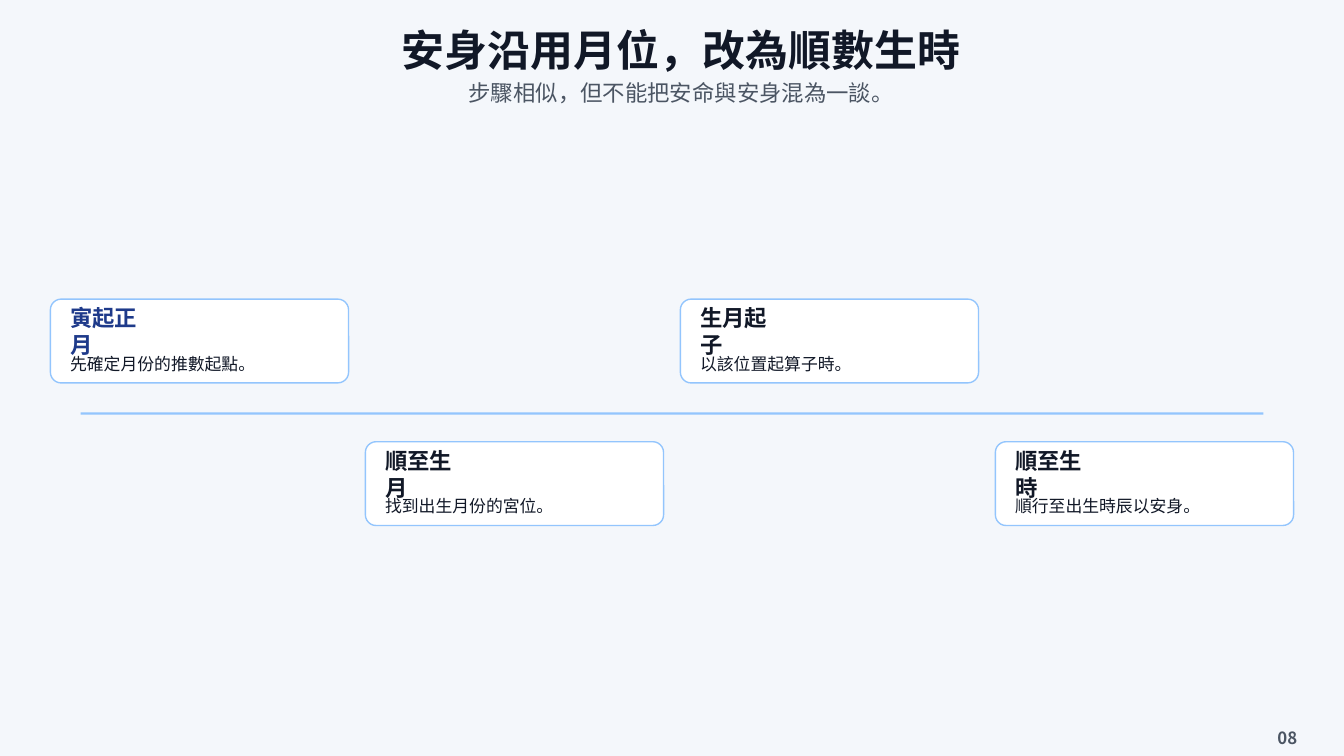
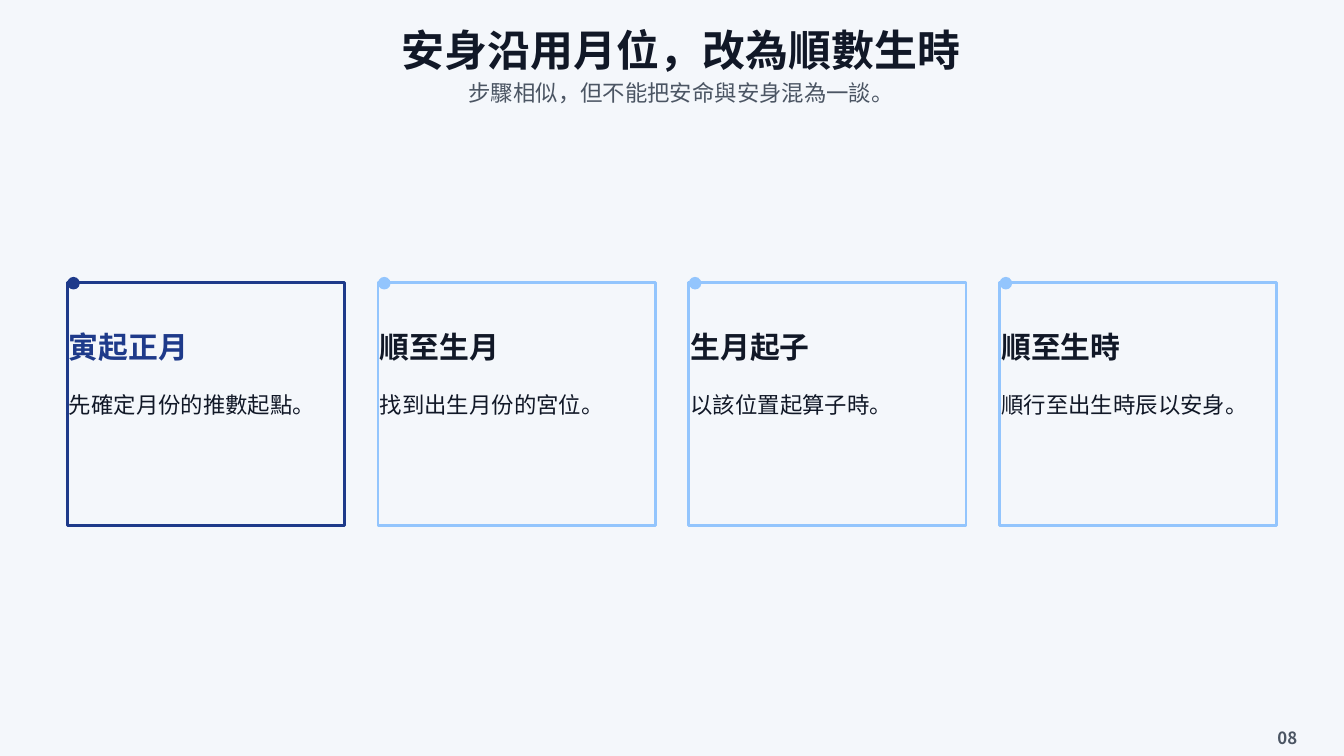
Before and after one commit to estrella123456789/S, a slide deck: slide 9 of exports/ziwei-reading.pptx. Drawn at 1344x756 pixels with LibreOffice and Linux fonts; fonts in the diff are those of the drawing; background and template pictures are left out. Boxes give left, top, right and bottom in pixels: in the first picture for what was removed or moved away, otherwise in the second. Text is boxed around its words. In the diff, an @@ line names an element or a change of style, - is before the commit and + after.

Commit message:
Adapt short slide content and repair responsive studio layout

```diff
--- a/exports/ziwei-reading.pptx
+++ b/exports/ziwei-reading.pptx
@@ rectangle added at (67, 282, 344, 526), outline #1E3A8A 1.5 pt @@
@@ ellipse added at (67, 277, 79, 289), fill #1E3A8A @@
@@ rectangle added at (378, 282, 655, 526), outline #93C5FD 1.5 pt @@
@@ ellipse added at (378, 277, 390, 289), fill #93C5FD @@
@@ rectangle added at (688, 282, 965, 526), outline #93C5FD 1.5 pt @@
@@ ellipse added at (688, 277, 700, 289), fill #93C5FD @@
@@ rectangle added at (1000, 282, 1277, 526), outline #93C5FD 1.5 pt @@
@@ ellipse added at (1000, 277, 1012, 289), fill #93C5FD @@
@@ rounded rectangle removed at (51, 300, 349, 383) @@
@@ text "寅起正月": place and size @@
-text "寅起正月" at (70, 307, 137, 359)
+text "寅起正月" at (69, 332, 188, 361)
@@ size 12 to 16 pt in 4 elements at (691, 332, 810, 361), (69, 332, 188, 361), (1001, 332, 1120, 361), (380, 332, 499, 361) @@
@@ text "順至生月": place and size @@
-text "順至生月" at (385, 450, 452, 501)
+text "順至生月" at (380, 332, 499, 361)
@@ rounded rectangle removed at (680, 300, 978, 383) @@
@@ text "生月起子": place and size @@
-text "生月起子" at (700, 307, 767, 359)
+text "生月起子" at (691, 332, 810, 361)
@@ text "順至生時": place and size @@
-text "順至生時" at (1015, 450, 1082, 501)
+text "順至生時" at (1001, 332, 1120, 361)
@@ text "先確定月份的推數起點。": place and size @@
-text "先確定月份的推數起點。" at (70, 353, 255, 372)
+text "先確定月份的推數起點。" at (69, 394, 315, 415)
@@ text "找到出生月份的宮位。": place and size @@
-text "找到出生月份的宮位。" at (385, 495, 553, 514)
+text "找到出生月份的宮位。" at (380, 394, 604, 415)
@@ text "以該位置起算子時。": place and size @@
-text "以該位置起算子時。" at (700, 353, 851, 372)
+text "以該位置起算子時。" at (691, 394, 892, 415)
@@ size 9 to 12 pt in 4 elements at (691, 394, 892, 415), (69, 394, 315, 415), (380, 394, 604, 415), (1001, 394, 1247, 415) @@
@@ text "順行至出生時辰以安身。": place and size @@
-text "順行至出生時辰以安身。" at (1015, 495, 1200, 514)
+text "順行至出生時辰以安身。" at (1001, 394, 1247, 415)
@@ rectangle removed at (81, 413, 1263, 415) @@
@@ rounded rectangle removed at (366, 442, 664, 526) @@
@@ rounded rectangle removed at (996, 442, 1294, 526) @@
```
Also in this commit, not shown: 18 other slides changed, 10 other files.
